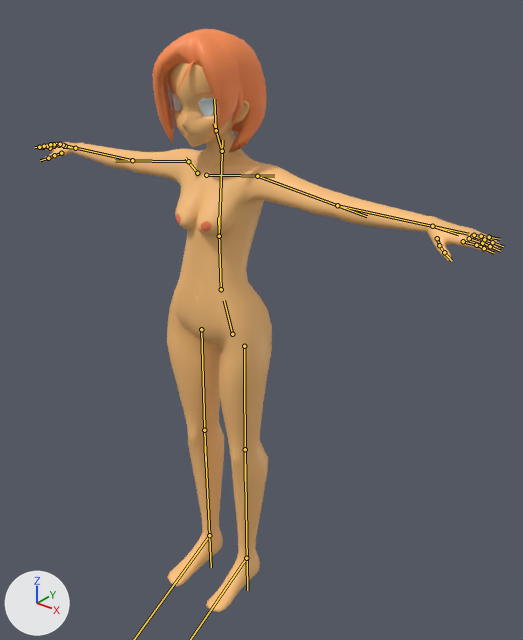
The glTF model assets/models/enemies/zombie_girl.glb, before and after one commit.
One viewpoint serves both versions: a camera (50 mm lens) standing at (1.111, -1.173, 1.619) and looking at (0.141, 0.04, 0.866). Lighting does not change. The marker at lower left points along +X, +Y and +Z. The bones that bend it are drawn over the model as lines.

In view in the first picture: 'body', 'hairback-04.001', 'hairfront-05_v4'.
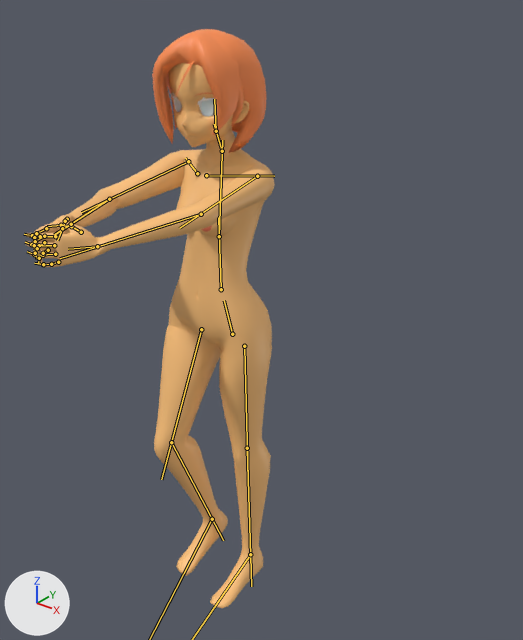
The newer file adds an action. The first version stands in its rest pose; the second is drawn at frame 1 of the action 'gun_hold_arms'.

What the commit changed:
Bone 'upper_arm.L' (bone_upper_arm_l) turns from (0, 0, 0) to (86, 5, 8) degrees about its own x, y and z.
Bone 'forearm.L' (bone_forearm_l) turns from (0, 0, 0) to (24, 2, -13) degrees about its own x, y and z.
Bone 'hand.L' (bone_hand_l) turns from (0, 0, 0) to (-53, -68, 56) degrees about its own x, y and z.
Bone 'f_index.02.L' (bone_f_index_02_l) turns from (0, 0, 0) to (22, 0, 0) degrees about its own x, y and z.
Bone 'f_index.03.L' (bone_f_index_03_l) turns from (0, 0, 0) to (22, 0, 0) degrees about its own x, y and z.
Bone 'thumb.01.L' (bone_thumb_01_l) turns from (0, 0, 0) to (11, 0, 0) degrees about its own x, y and z.
Bone 'thumb.02.L' (bone_thumb_02_l) turns from (0, 0, 0) to (11, 0, 0) degrees about its own x, y and z.
Bone 'f_middle.01.L' (bone_f_middle_01_l) turns from (0, 0, 0) to (8, 0, 0) degrees about its own x, y and z.
Bone 'f_middle.02.L' (bone_f_middle_02_l) turns from (0, 0, 0) to (26, 0, 0) degrees about its own x, y and z.
Bone 'f_middle.03.L' (bone_f_middle_03_l) turns from (0, 0, 0) to (26, 0, 0) degrees about its own x, y and z.
Bone 'f_ring.01.L' (bone_f_ring_01_l) turns from (0, 0, 0) to (11, 0, 0) degrees about its own x, y and z.
Bone 'f_ring.02.L' (bone_f_ring_02_l) turns from (0, 0, 0) to (23, 0, 0) degrees about its own x, y and z.
Bone 'f_ring.03.L' (bone_f_ring_03_l) turns from (0, 0, 0) to (23, 0, 0) degrees about its own x, y and z.
Bone 'f_pinky.02.L' (bone_f_pinky_02_l) turns from (0, 0, 0) to (22, 0, 0) degrees about its own x, y and z.
Bone 'f_pinky.03.L' (bone_f_pinky_03_l) turns from (0, 0, 0) to (22, 0, 0) degrees about its own x, y and z.
Bone 'upper_arm.R' (bone_upper_arm_r) turns from (0, 0, 0) to (73, -16, -14) degrees about its own x, y and z.
Bone 'forearm.R' (bone_forearm_r) turns from (0, 0, 0) to (45, 3, -13) degrees about its own x, y and z.
Bone 'hand.R' (bone_hand_r) turns from (0, 0, 0) to (37, 79, 51) degrees about its own x, y and z.
Bone 'f_index.02.R' (bone_f_index_02_r) turns from (0, 0, 0) to (22, 0, 0) degrees about its own x, y and z.
Bone 'thumb.01.R' (bone_thumb_01_r) turns from (0, 0, 0) to (22, 0, 0) degrees about its own x, y and z.
Bone 'thumb.02.R' (bone_thumb_02_r) turns from (0, 0, 0) to (22, 0, 0) degrees about its own x, y and z.
Bone 'f_middle.02.R' (bone_f_middle_02_r) turns from (0, 0, 0) to (26, 0, 0) degrees about its own x, y and z.
Bone 'f_middle.03.R' (bone_f_middle_03_r) turns from (0, 0, 0) to (26, 0, 0) degrees about its own x, y and z.
Bone 'f_ring.02.R' (bone_f_ring_02_r) turns from (0, 0, 0) to (23, 0, 0) degrees about its own x, y and z.
Bone 'f_pinky.02.R' (bone_f_pinky_02_r) turns from (0, 0, 0) to (22, 0, 0) degrees about its own x, y and z.
Bone 'thigh.L' (bone_thigh_l) turns from (0, 0, 0) to (2, 0, 0) degrees about its own x, y and z.
Bone 'shin.L' (bone_shin_l) turns from (0, 0, 0) to (-1, 0, 0) degrees about its own x, y and z.
Bone 'thigh.R' (bone_thigh_r) turns from (0, 0, 0) to (-24, 0, 0) degrees about its own x, y and z.
Bone 'shin.R' (bone_shin_r) turns from (0, 0, 0) to (46, 0, 0) degrees about its own x, y and z.
Bone 'foot.R' (bone_foot_r) turns from (0, 0, 0) to (-4, 0, 0) degrees about its own x, y and z.

Changed parts and their boxes [x1, y1, x2, y2] in the pictures (523 x 640 px):
'body', posed (46% narrower)
    before: [35, 63, 502, 612]
    after: [25, 63, 275, 608]
bone 'upper_arm.L', root to tip
    before: (257, 176) to (367, 216)
    after: (257, 176) to (179, 228)
bone 'forearm.L', root to tip
    before: (337, 205) to (468, 234)
    after: (201, 214) to (60, 258)
bone 'hand.L', root to tip
    before: (432, 226) to (458, 234)
    after: (97, 246) to (68, 249)
bone 'f_index.02.L', root to tip
    before: (476, 245) to (486, 249)
    after: (40, 236) to (29, 235)
bone 'f_index.03.L', root to tip
    before: (484, 248) to (494, 253)
    after: (32, 235) to (24, 234)
bone 'thumb.01.L', root to tip
    before: (437, 238) to (440, 247)
    after: (81, 232) to (68, 224)
bone 'thumb.02.L', root to tip
    before: (439, 245) to (446, 255)
    after: (71, 226) to (57, 225)
bone 'f_middle.01.L', root to tip
    before: (469, 238) to (487, 244)
    after: (54, 245) to (34, 245)
bone 'f_middle.02.L', root to tip
    before: (482, 243) to (493, 247)
    after: (39, 245) to (29, 244)
bone 'f_middle.03.L', root to tip
    before: (490, 246) to (500, 251)
    after: (31, 244) to (25, 242)
bone 'f_ring.01.L', root to tip
    before: (472, 236) to (488, 241)
    after: (55, 254) to (38, 255)
bone 'f_ring.02.L', root to tip
    before: (484, 239) to (495, 243)
    after: (43, 255) to (32, 254)
bone 'f_ring.03.L', root to tip
    before: (492, 242) to (503, 246)
    after: (34, 254) to (27, 251)
bone 'f_pinky.02.L', root to tip
    before: (481, 236) to (492, 237)
    after: (51, 264) to (41, 265)
bone 'f_pinky.03.L', root to tip
    before: (489, 237) to (500, 239)
    after: (43, 264) to (34, 263)
bone 'upper_arm.R', root to tip
    before: (188, 161) to (115, 160)
    after: (188, 161) to (81, 212)
bone 'forearm.R', root to tip
    before: (132, 160) to (58, 144)
    after: (109, 199) to (56, 233)
bone 'hand.R', root to tip
    before: (75, 148) to (63, 147)
    after: (71, 224) to (54, 235)
bone 'f_index.02.R', root to tip
    before: (43, 147) to (38, 147)
    after: (36, 233) to (34, 239)
bone 'thumb.01.R', root to tip
    before: (61, 153) to (52, 156)
    after: (67, 219) to (64, 221)
bone 'thumb.02.R', root to tip
    before: (54, 155) to (46, 159)
    after: (65, 221) to (61, 231)
bone 'f_middle.02.R', root to tip
    before: (47, 146) to (42, 146)
    after: (35, 241) to (34, 247)
bone 'f_middle.03.R', root to tip
    before: (44, 146) to (39, 146)
    after: (34, 245) to (38, 251)
bone 'f_ring.02.R', root to tip
    before: (54, 144) to (49, 144)
    after: (37, 248) to (34, 255)
bone 'f_pinky.02.R', root to tip
    before: (63, 145) to (59, 143)
    after: (43, 253) to (38, 259)
bone 'thigh.L', root to tip
    before: (244, 346) to (245, 481)
    after: (244, 346) to (248, 479)
bone 'shin.L', root to tip
    before: (245, 449) to (247, 590)
    after: (247, 448) to (251, 586)
bone 'thigh.R', root to tip
    before: (201, 329) to (205, 461)
    after: (201, 329) to (161, 479)
bone 'shin.R', root to tip
    before: (204, 430) to (211, 567)
    after: (171, 442) to (223, 540)
